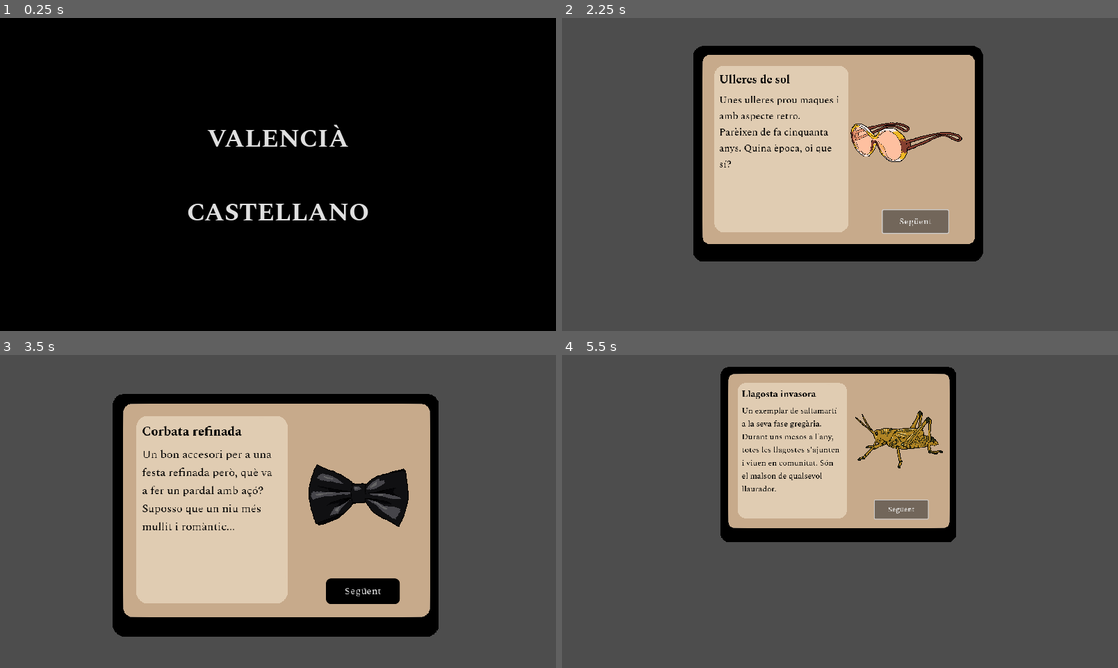
Above: before the commit, frames 1-4 (two rows, left to right).
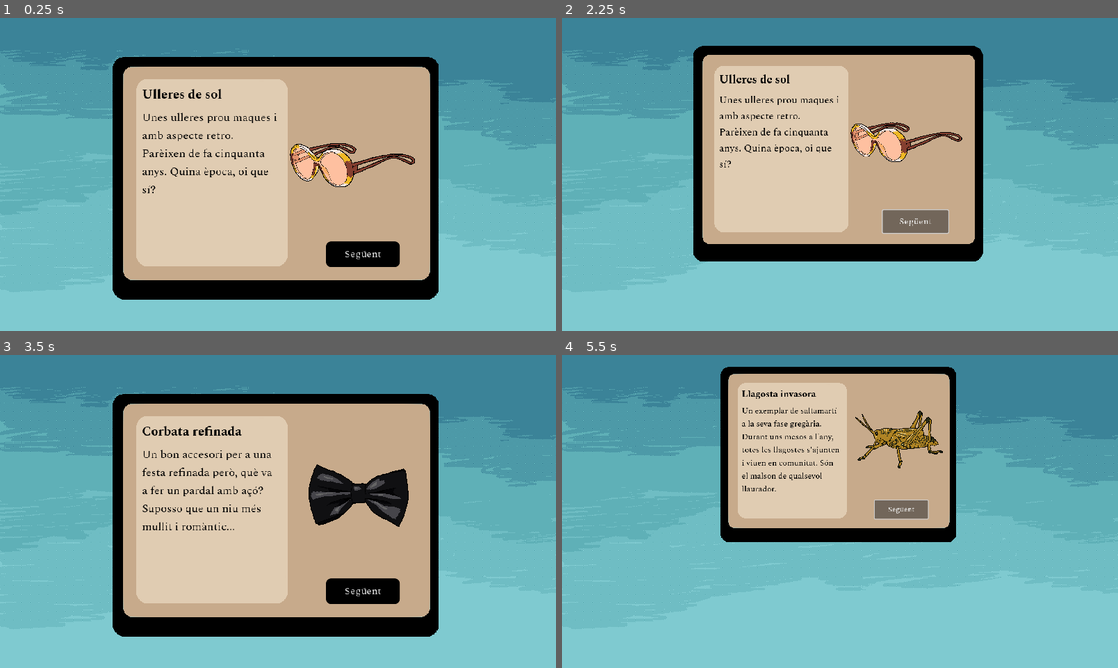
Above: after the commit, the same moments.

Repository: marmaestro/anima-vlc-7
Game: Godot game, scene res://scenes/mundo.tscn
Same seed, same stepped clock (60 frames per second), same inputs: the game is played once before the commit and once after it.
Inputs (mouse positions are in pixels of both pictures, inside the frame that each line leads up to):
- Up to frame 1 (0.25 s): no input
- Up to frame 2 (2.25 s): click (840, 140) at 0.5 s, where only the run before the commit has a clickable "VALENCIÀ"; click (1051, 293) at 1.25 s, where only the run before the commit has a clickable "JUGAR"; click "Següent" at 2 s
- Up to frame 3 (3.5 s): click "Seleccionar" at 2.75 s
- Up to frame 4 (5.5 s): click "Següent" at 3.5 s; click "Seleccionar" at 4.25 s; click "Següent" at 5 s

The runs differ from the first frame. In frame 1, 91% of the frame differs, in the area x 0-100%, y 0-100%; in frame 2, 64%; in frame 3, 55%; in frame 4, 76%.

Commit message:
fondo juego

Diff:
--- a/aima-vlc-7/scenes/mundo.tscn
+++ b/aima-vlc-7/scenes/mundo.tscn
@@ -329,7 +329,10 @@
 
 [node name="Game" type="Node2D" parent="."]
 unique_name_in_owner = true
-visible = false
+
+[node name="Sprite2D" type="Sprite2D" parent="Game"]
+position = Vector2(432, 243)
+texture = ExtResource("14_muqyq")
 
 [node name="Letter" type="Area2D" parent="Game"]
 unique_name_in_owner = true
@@ -1103,6 +1106,7 @@
 text = "JUGAR"
 
 [node name="Traducciones" type="Node2D" parent="."]
+visible = false
 position = Vector2(432, 243)
 script = ExtResource("29_dkbav")
 
